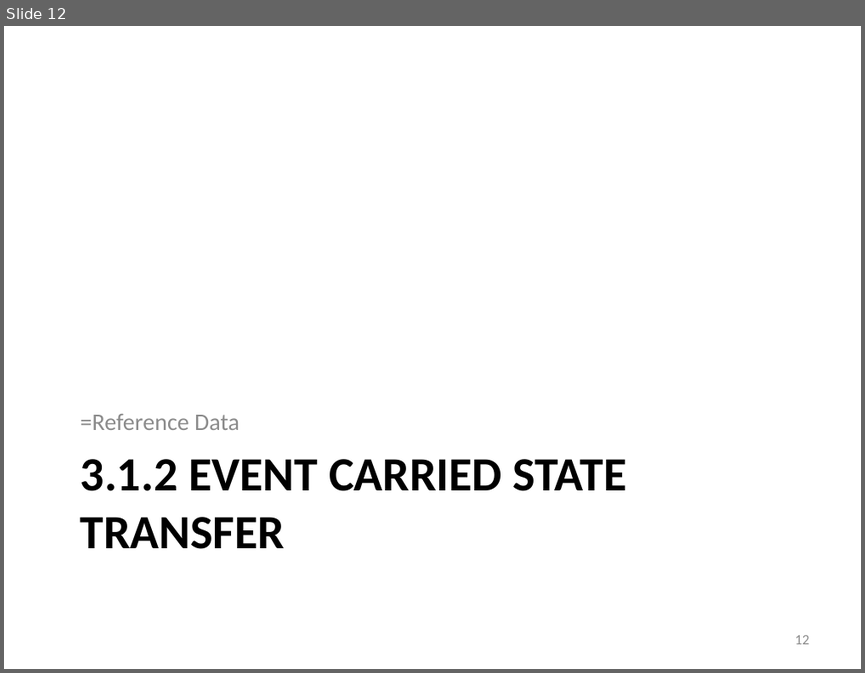
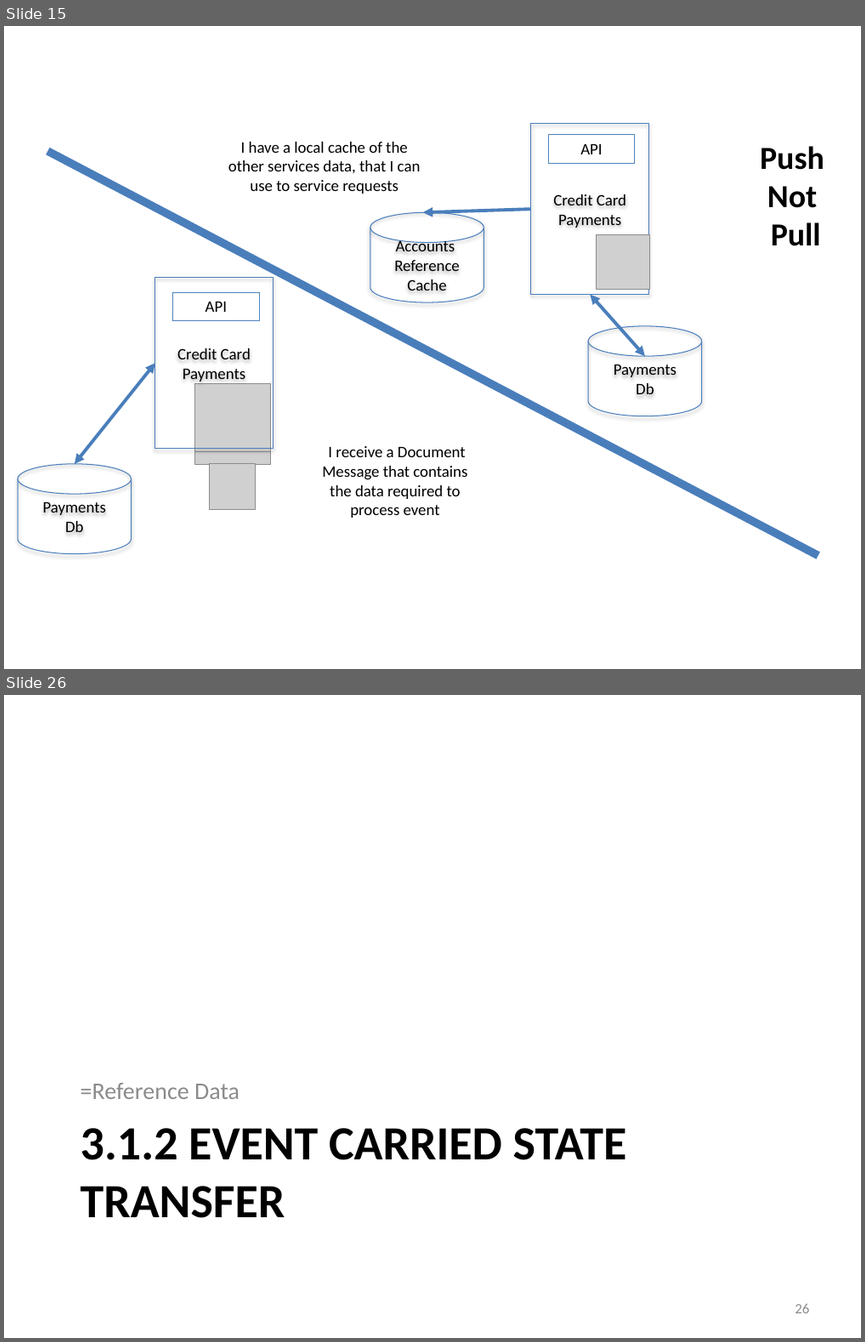
Before and after one commit to iancooper/Presentations, a slide deck: Practical Messaging - Day 2 New.pptx. Shown one above the other, each under a label of ours: slide 12 before the commit, slides 15 and 26 after it; the slides between them are not shown. The pictures are 865x673 and 865x1342 pixels, drawn with LibreOffice and Linux fonts; fonts in the diff are those of the drawing; grey boxes stand for pictures. Boxes give left, top, right and bottom in pixels: in the first picture for what was removed or moved away, otherwise in the second. Text is boxed around its words. In the diff, an @@ line names an element or a change of style, - is before the commit and + after.

```diff
--- a/Practical Messaging - Day 2 New.pptx
+++ b/Practical Messaging - Day 2 New.pptx
@@ slide 15 added at (4,26,861,669), background #FFFFFF @@
@@ rectangle added at (531,124,648,295), outline #4B7EBC 0.75 pt, 13.5 pt, text #000000 @@
+Credit Card
+Payments
@@ line added from (47, 151) to (818, 556), #4B7EBC 6.75 pt @@
@@ text added at (228,142,420,193), 13.5 pt, text #000000 @@
+I have a local cache of the other services data, that I can use to service requests
@@ rectangle added at (548,135,635,163), outline #4F81BD 0.75 pt, 13.5 pt, text #000000 @@
+API
@@ text added at (760,146,824,246), 27 pt, text #000000, bold @@
+Push
+Not
+Pull
@@ cylinder added at (370,213,483,303), outline #4B7EBC 0.75 pt, 13.5 pt, text #000000 @@
+Accounts
+Reference
+Cache
@@ arrow added from (531, 209) to (423, 213), #4B7EBC 2.75 pt @@
@@ picture added at (596,235,650,289) @@
@@ rectangle added at (154,278,273,448), outline #4B7EBC 0.75 pt, 13.5 pt, text #000000 @@
+Credit Card
+Payments
@@ rectangle added at (173,292,259,321), outline #4F81BD 0.75 pt, 13.5 pt, text #000000 @@
+API
@@ double arrow added from (590, 295) to (645, 356), #4B7EBC 2.75 pt @@
@@ cylinder added at (588,326,702,416), outline #4B7EBC 0.75 pt, 13.5 pt, text #000000 @@
+Payments
+Db
@@ double arrow added from (154, 363) to (75, 464), #4B7EBC 2.75 pt @@
@@ picture added at (195,388,270,464) @@
@@ picture added at (195,383,270,452) @@
@@ text added at (322,446,467,517), 13.5 pt, text #000000 @@
+I receive a Document Message that contains the data required to process event
@@ cylinder added at (18,464,131,554), outline #4B7EBC 0.75 pt, 13.5 pt, text #000000 @@
+Payments
+Db
@@ picture added at (209,464,255,510) @@
@@ what was slide 12 is now slide 26 @@
@@ page number at (794,1304,809,1313): text changed @@
-12
+26
```
Also in this commit, not shown: 13 other slides added, 1 slide removed.
